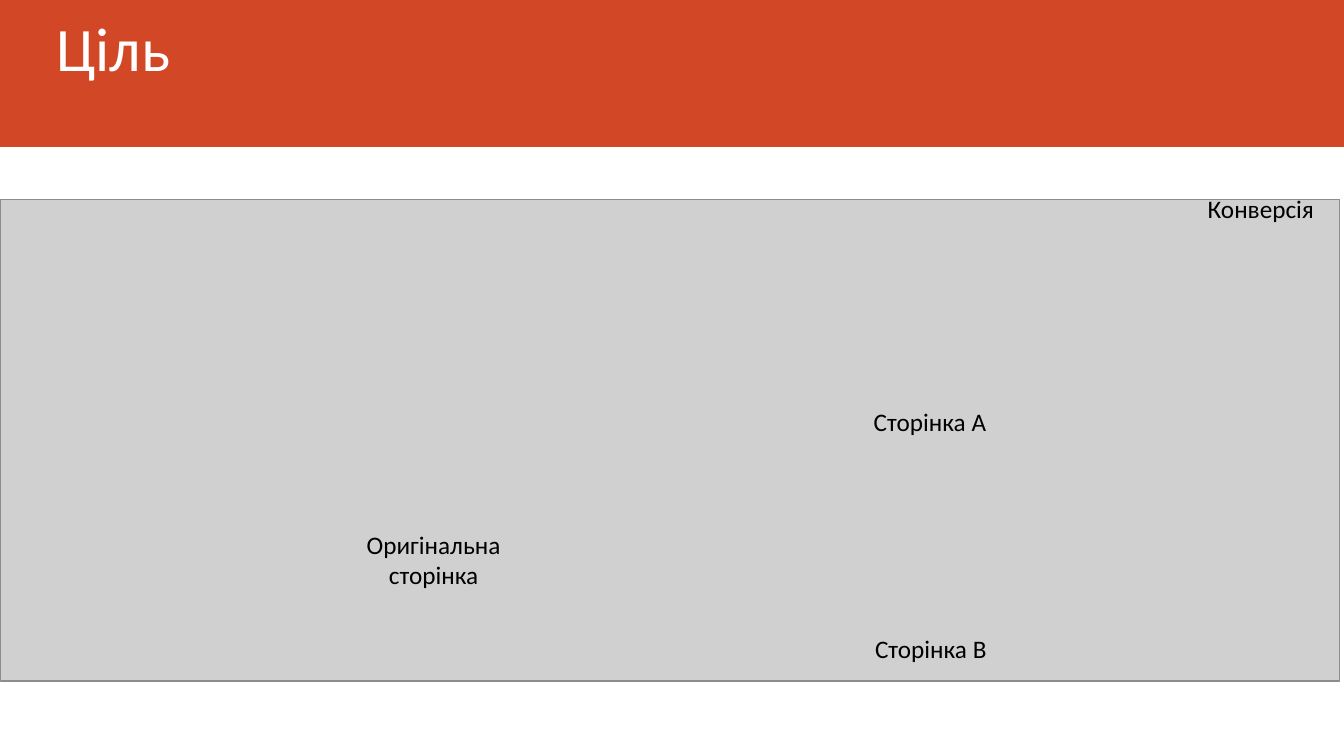
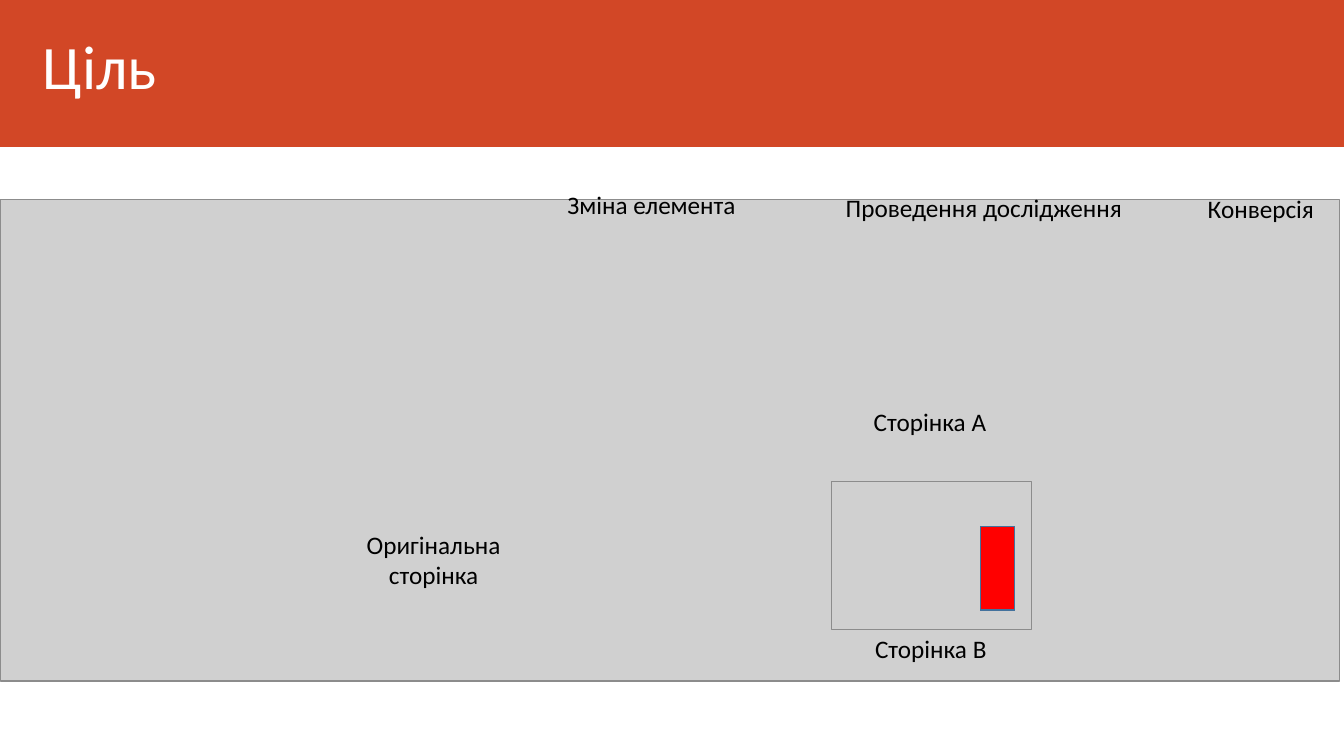
Before and after one commit to oleksandrh/--------6-----, a slide deck: slide 2 of Система AB тестування.pptx. Drawn at 1344x756 pixels with LibreOffice and Linux fonts; fonts in the diff are those of the drawing; grey boxes stand for pictures. Boxes give left, top, right and bottom in pixels: in the first picture for what was removed or moved away, otherwise in the second. Text is boxed around its words. In the diff, an @@ line names an element or a change of style, - is before the commit and + after.

```diff
--- a/Система AB тестування.pptx
+++ b/Система AB тестування.pptx
@@ title "Ціль": place and size @@
-title "Ціль" at [56,28,170,81]
+title "Ціль" at [43,46,157,99]
@@ text added at [567,194,735,214], 18 pt, text #000000 @@
+Зміна елемента
@@ text added at [846,196,1122,221], 18 pt, text #000000 @@
+Проведення дослідження
@@ picture added at [832,482,1032,630] @@
@@ rectangle added at [981,526,1015,610], fill #FF0000, outline #43739E 1 pt @@
```
Also in this commit, not shown: 7 other slides changed, 1 slide added, 3 other files.
